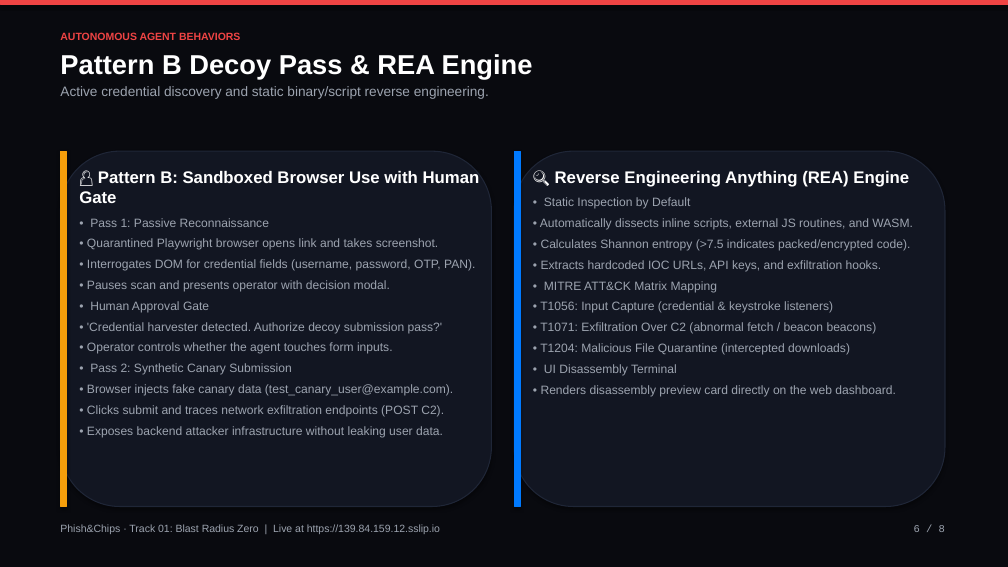
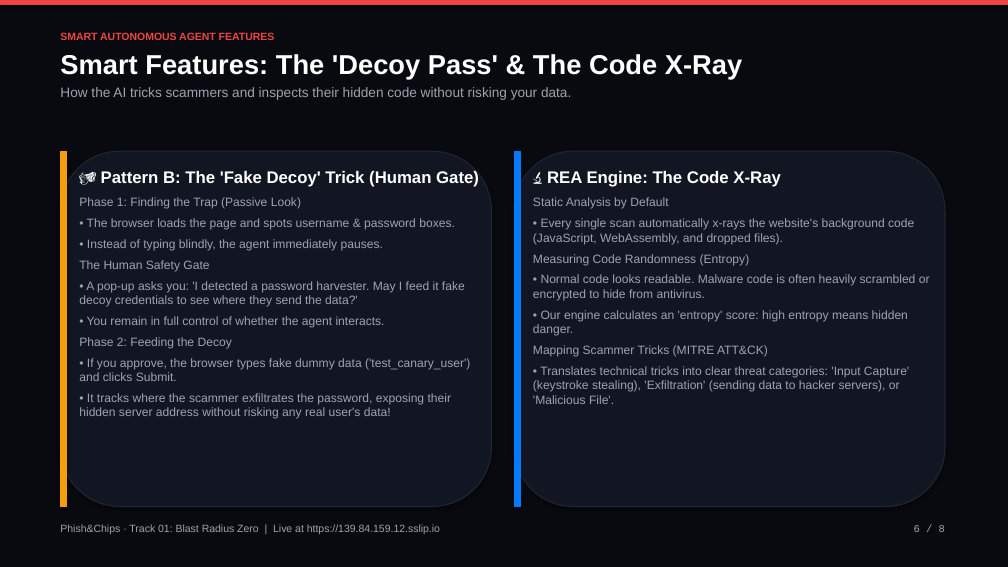
Before and after one commit to Vrajesh-sulakhe/PhishnChips, a slide deck: slide 6 of docs/Phish_and_Chips_Presentation.pptx. Drawn at 1008x567 pixels with LibreOffice and Linux fonts; fonts in the diff are those of the drawing. Boxes give left, top, right and bottom in pixels: in the first picture for what was removed or moved away, otherwise in the second. Text is boxed around its words. In the diff, an @@ line names an element or a change of style, - is before the commit and + after.

Commit message:
docs(presentation): refine PPTX and slides with clear, accessible plain-English storytelling

```diff
--- a/docs/Phish_and_Chips_Presentation.pptx
+++ b/docs/Phish_and_Chips_Presentation.pptx
@@ text at <box>60,32,742,100</box>: text changed @@
-AUTONOMOUS AGENT BEHAVIORS
-Pattern B Decoy Pass & REA Engine
-Active credential discovery and static binary/script reverse engineering.
+SMART AUTONOMOUS AGENT FEATURES
+Smart Features: The 'Decoy Pass' & The Code X-Ray
+How the AI tricks scammers and inspects their hidden code without risking your data.
@@ text at <box>79,171,479,419</box>: text changed @@
-👤 Pattern B: Sandboxed Browser Use with Human Gate
-• Pass 1: Passive Reconnaissance
-• Quarantined Playwright browser opens link and takes screenshot.
-• Interrogates DOM for credential fields (username, password, OTP, PAN).
-• Pauses scan and presents operator with decision modal.
-• Human Approval Gate
-• 'Credential harvester detected. Authorize decoy submission pass?'
-• Operator controls whether the agent touches form inputs.
-• Pass 2: Synthetic Canary Submission
-• Browser injects fake canary data (test_canary_user@example.com).
-• Clicks submit and traces network exfiltration endpoints (POST C2).
-• Exposes backend attacker infrastructure without leaking user data.
+🎭 Pattern B: The 'Fake Decoy' Trick (Human Gate)
+Phase 1: Finding the Trap (Passive Look)
+• The browser loads the page and spots username & password boxes.
+• Instead of typing blindly, the agent immediately pauses.
+The Human Safety Gate
+• A pop-up asks you: 'I detected a password harvester. May I feed it fake decoy credentials to see where they send the data?'
+• You remain in full control of whether the agent interacts.
+Phase 2: Feeding the Decoy
+• If you approve, the browser types fake dummy data ('test_canary_user') and clicks Submit.
+• It tracks where the scammer exfiltrates the password, exposing their hidden server address without risking any real user's data!
@@ text at <box>533,171,930,404</box>: text changed @@
-🔍 Reverse Engineering Anything (REA) Engine
-• Static Inspection by Default
-• Automatically dissects inline scripts, external JS routines, and WASM.
-• Calculates Shannon entropy (>7.5 indicates packed/encrypted code).
-• Extracts hardcoded IOC URLs, API keys, and exfiltration hooks.
-• MITRE ATT&CK Matrix Mapping
-• T1056: Input Capture (credential & keystroke listeners)
-• T1071: Exfiltration Over C2 (abnormal fetch / beacon beacons)
-• T1204: Malicious File Quarantine (intercepted downloads)
-• UI Disassembly Terminal
-• Renders disassembly preview card directly on the web dashboard.
+🔬 REA Engine: The Code X-Ray
+Static Analysis by Default
+• Every single scan automatically x-rays the website's background code (JavaScript, WebAssembly, and dropped files).
+Measuring Code Randomness (Entropy)
+• Normal code looks readable. Malware code is often heavily scrambled or encrypted to hide from antivirus.
+• Our engine calculates an 'entropy' score: high entropy means hidden danger.
+Mapping Scammer Tricks (MITRE ATT&CK)
+• Translates technical tricks into clear threat categories: 'Input Capture' (keystroke stealing), 'Exfiltration' (sending data to hacker servers), or 'Malicious File'.
```
Also in this commit, not shown: 7 other slides changed, 4 other files.
